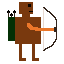
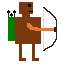
Layers edited between the first and the second 64 x 64 image:
painted on "Background" over [8, 17, 15, 41]
